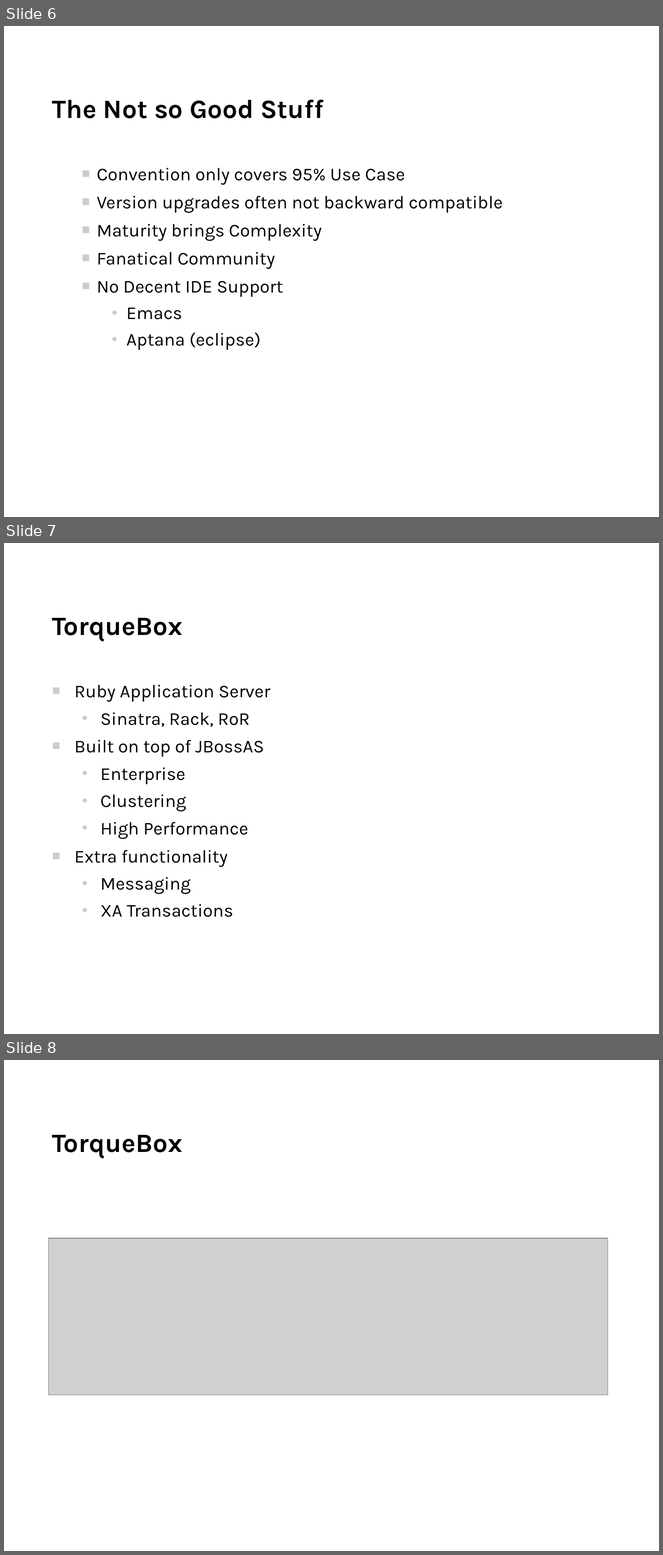
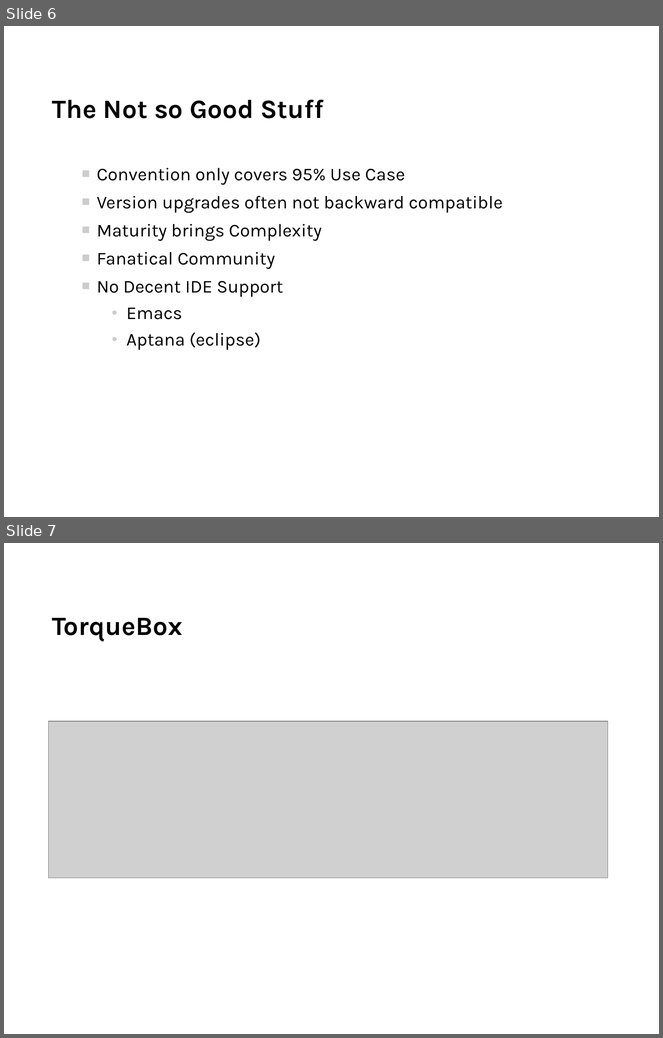
Before and after one commit to mtaylor/jbug, a slide deck: slides/jbug_10_07_12_minimal.odp. Shown one above the other, each under a label of ours: slides 6, 7 and 8 before the commit, slides 6 and 7 after it. The pictures are 663x1555 and 663x1038 pixels, drawn with LibreOffice and Linux fonts; fonts in the diff are those of the drawing; grey boxes stand for pictures; background and template pictures are left out. Boxes give left, top, right and bottom in pixels: in the first picture for what was removed or moved away, otherwise in the second. Text is boxed around its words. In the diff, an @@ line names an element or a change of style, - is before the commit and + after.

```diff
--- a/slides/jbug_10_07_12_minimal.odp
+++ b/slides/jbug_10_07_12_minimal.odp
@@ slide 7 removed at box(4, 543, 659, 1034), background #FFFFFF @@
@@ title removed at box(52, 618, 183, 641) @@
-TorqueBox
@@ text removed at box(74, 685, 271, 917) @@
-■ Ruby Application Server
-  ● Sinatra, Rack, RoR
-■ Built on top of JBossAS
-  ● Enterprise
-  ● Clustering
-  ● High Performance
-■ Extra functionality
-  ● Messaging
-  ● XA Transactions
@@ what was slide 8 is now slide 7 @@
```
Also in this commit, not shown: 4 slides changed.
